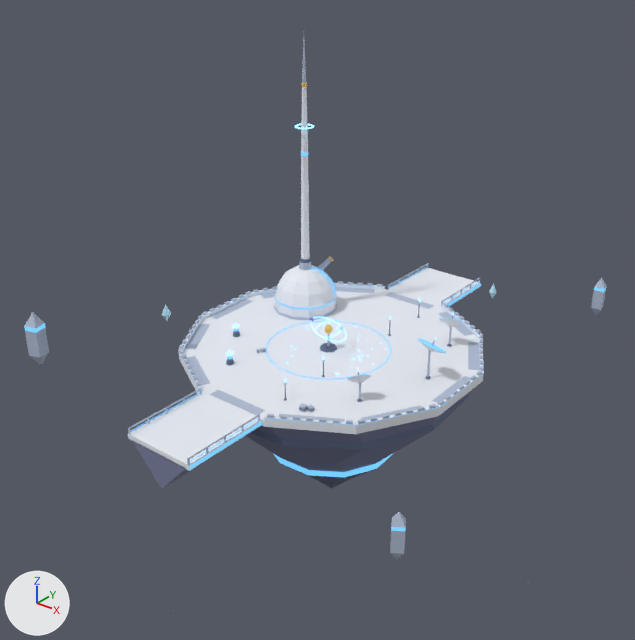
A saved change to the FBX model assets/export/worlds/sky_citadel/chunk_observatory.fbx.
One viewpoint serves both versions: a camera (50 mm lens) standing at (262.0, -341.0, 224.0) and looking at (-3.0, -10.0, 19.0). The axes (+X, +Y, +Z) are drawn at lower left. The lights are the same throughout. The older version comes first. Where no turn or scale is listed for an object, it has been applied to the vertices. Vertices at exactly the same position are counted once.

The first picture shows 'chunk_observatory'.
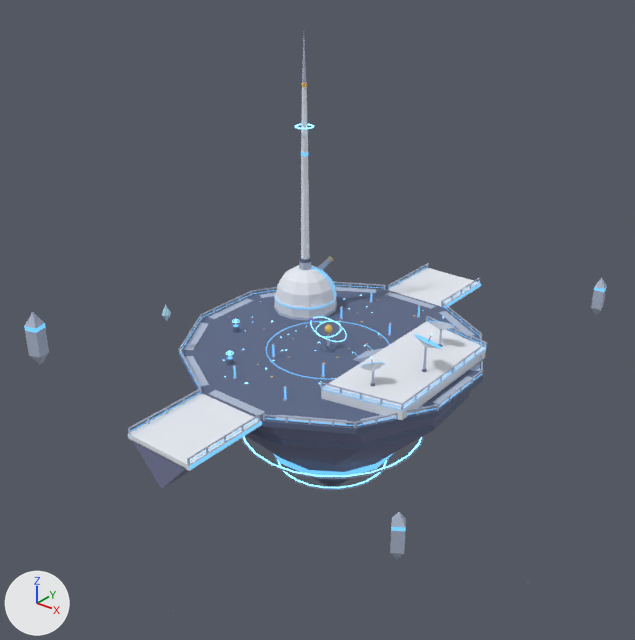
What differs and where, as boxes (x1, y1, x2, y2) in the pictures (635 x 640 px; the box of a moved part takes in the faces that stretch with it):
part 1 of me_chunk_observatory, moved or reshaped: before (468, 342, 480, 370); after (470, 341, 480, 371)
part 2 of me_chunk_observatory, moved or reshaped: before (438, 312, 474, 336); after (439, 311, 475, 336)
part 3 of me_chunk_observatory, added: after (385, 292, 435, 309)
part 4 of me_chunk_observatory, moved or reshaped: before (335, 287, 375, 293); after (335, 287, 376, 293)
part 5 of me_chunk_observatory, moved or reshaped: before (261, 292, 276, 298); after (260, 292, 276, 298)
part 6 of me_chunk_observatory, added: after (209, 298, 253, 319)
part 7 of me_chunk_observatory, moved or reshaped: before (185, 324, 210, 350); after (184, 323, 209, 350)
part 8 of me_chunk_observatory, moved or reshaped: before (186, 356, 210, 385); after (185, 356, 209, 386)
part 9 of me_chunk_observatory, added: after (208, 390, 265, 415)
part 10 of me_chunk_observatory, moved or reshaped: before (278, 414, 345, 422); after (276, 415, 347, 426)
part 11 of me_chunk_observatory, moved or reshaped: before (361, 406, 421, 421); after (360, 406, 427, 425)
part 12 of me_chunk_observatory, added: after (433, 376, 475, 405)
part 13 of me_chunk_observatory, deleted: before (179, 281, 496, 426)
part 14 of me_chunk_observatory, built on: before (178, 283, 484, 429); after (179, 282, 487, 428)
part 15 of me_chunk_observatory, added: after (241, 435, 425, 490)
part 16 of me_chunk_observatory, recoloured (white to blue): (179, 289, 483, 434) in both
part 17 of me_chunk_observatory, recoloured: after (284, 307, 419, 399)

The edits, one by one:
me_chunk_observatory is used by ob_chunk_observatory; location (0.0, 0.0, 0.0).
me_chunk_observatory had 2941 vertices, 2397 faces and spanned x -128.0..128.0, y -128.0..128.0, z -96.0..160.0.
me_chunk_observatory now has 3387 vertices, 2704 faces and spans x -128.0..128.0, y -128.0..128.0, z -96.0..160.0.
me_chunk_observatory part 1: the loose piece of 8 vertices spanning x 56.0..77.0, y 23.0..53.0, z 0.0 is scaled about its middle by (1.04, 1.06, 1).
me_chunk_observatory part 2: the loose piece of 8 vertices spanning x 23.0..53.0, y 56.0..77.0, z 0.0 is scaled about its middle by (1.06, 1.04, 1).
me_chunk_observatory part 3: a new loose piece, a box spanning x -16.74..16.74, y 74.54..79.54, z 0.0..0.1, in mat_sc_palealloy (blue #b0bcd2).
me_chunk_observatory part 4: the loose piece of 8 vertices spanning x -53.0..-23.0, y 56.0..77.0, z 0.0 is scaled about its middle by (1.06, 1.04, 1).
me_chunk_observatory part 5: the loose piece of 8 vertices spanning x -77.0..-56.0, y 23.0..53.0, z 0.0 is scaled about its middle by (1.04, 1.06, 1).
me_chunk_observatory part 6: a new loose piece, a box spanning x -79.54..-74.54, y -16.74..16.74, z 0.0..0.1, in mat_sc_palealloy (blue #b0bcd2).
me_chunk_observatory part 7: the loose piece of 8 vertices spanning x -77.0..-56.0, y -53.0..-23.0, z 0.0 is scaled about its middle by (1.04, 1.06, 1).
me_chunk_observatory part 8: the loose piece of 8 vertices spanning x -53.0..-23.0, y -77.0..-56.0, z 0.0 is scaled about its middle by (1.06, 1.04, 1).
me_chunk_observatory part 9: a new loose piece, a box spanning x -16.74..16.74, y -79.54..-74.54, z 0.0..0.1, in mat_sc_palealloy (blue #b0bcd2).
me_chunk_observatory part 10: the loose piece of 8 vertices spanning x 23.0..53.0, y -77.0..-56.0, z 0.0 is scaled about its middle by (1.06, 1.04, 1).
me_chunk_observatory part 11: the loose piece of 8 vertices spanning x 56.0..77.0, y -53.0..-23.0, z 0.0 is scaled about its middle by (1.04, 1.06, 1).
me_chunk_observatory part 12: a new loose piece, a box spanning x 74.54..79.54, y -16.74..16.74, z 0.0..0.1, in mat_sc_palealloy (blue #b0bcd2).
me_chunk_observatory part 13: 128 loose pieces with 1148 vertices, spanning x -81.0..81.0, y -81.0..81.0, z 0.0..35.0, are deleted.
me_chunk_observatory part 14: 54 vertices moved from x -81.0..81.0, y -81.0..81.0, z 0.0..9.0 to x -81.0..81.0, y -81.0..81.0, z 0.0..7.0; 204 vertices removed from x -81.0..81.0, y -71.0..61.0, z 0.0..23.0; 1382 vertices added at x -81.0..81.0, y -81.0..81.0, z -1.0..27.0.
me_chunk_observatory part 15: 384 vertices added at x -54.0..54.0, y -54.0..54.0, z -72.0..-50.0.
me_chunk_observatory part 16: 14 faces spanning x -81.0..81.0, y -81.0..81.0, z -3.0..0.0 switch from mat_sc_citadelwhite (white #e8ecf4) to mat_sc_deepalloy (blue #5c6886).
me_chunk_observatory part 17: 12 faces spanning x 17.0, y -60.0..60.0, z 1.0..7.0 switch from mat_sc_deepalloy (blue #5c6886) to mat_sc_azuredim (blue #4680a8, glowing blue #4680a8).
Other edits to the shape of me_chunk_observatory do not show in these pictures.
